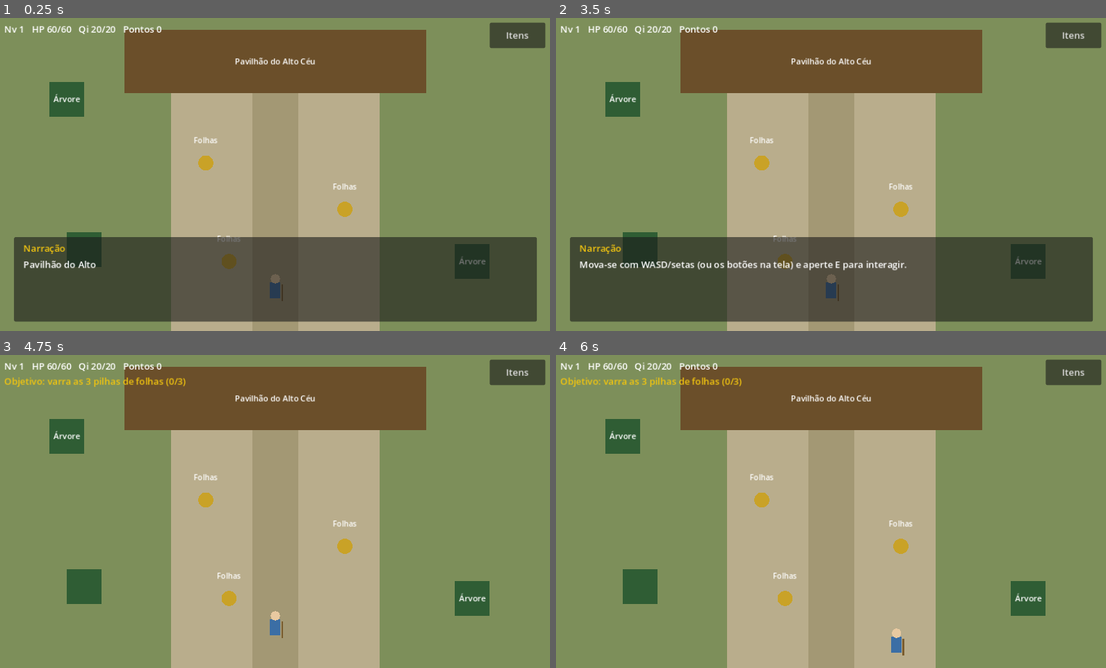
Above: before the commit, frames 1-4 (two rows, left to right).
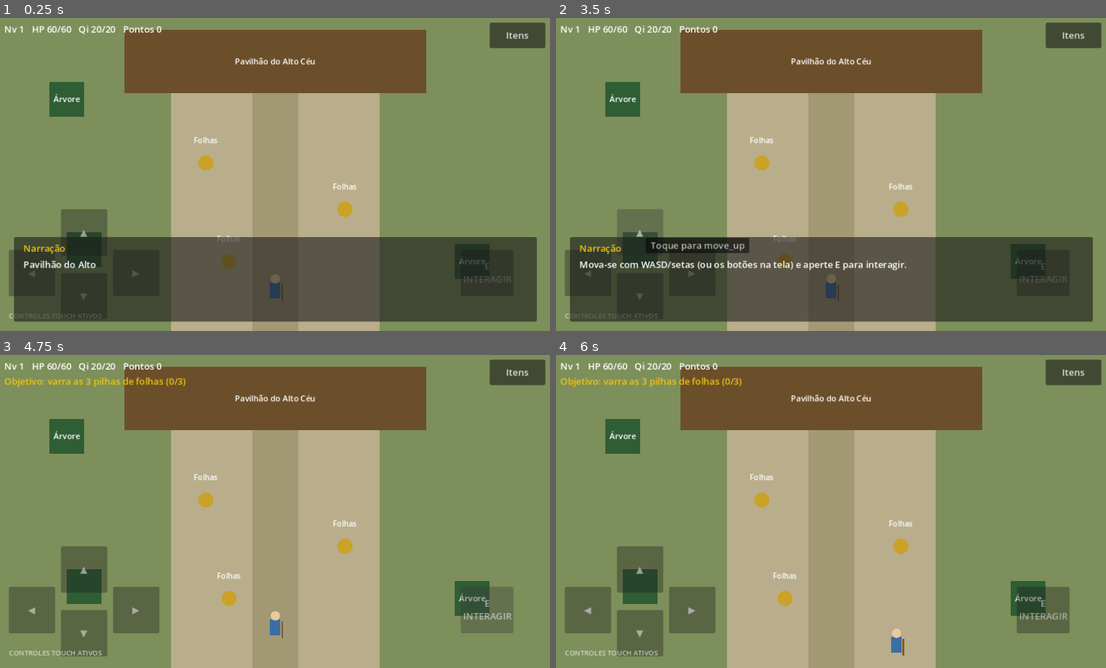
Above: after the commit, the same moments.

Repository: Kyra2214/martial-peak
Game: Godot game, scene res://scenes/main.tscn
Same seed, same stepped clock (60 frames per second), same inputs: the game is played once before the commit and once after it.
Inputs (mouse positions are in pixels of both pictures, inside the frame that each line leads up to):
- Up to frame 1 (0.25 s): no input
- Up to frame 2 (3.5 s): click "Itens" at 0.5 s; click (589, 271) at 1.25 s, where only the run after the commit has a clickable "◀"; click (693, 271) at 2 s, where only the run after the commit has a clickable "▶"; click (638, 233) at 2.75 s, where only the run after the commit has a clickable "▲"
- Up to frame 3 (4.75 s): click (82, 633) at 3.5 s, where only the run after the commit has a clickable "▼"; click (489, 608) at 4.25 s, where only the run after the commit has a clickable "E INTERAGIR"
- Up to frame 4 (6 s): tap Enter at 5, 5.3, 5.85 s; move the mouse to (952, 495) at 5.02 s; hold D (move_right) 5.03-5.78 s; hold E (interact) 5.03-5.78 s; click (952, 495) at 5.17 s; tap Space at 5.27, 5.57 s; move the mouse to (721, 527) at 5.77 s; hold S (move_down) from 5.78 s (still down)

The runs differ from the first frame. In frame 1, 0.9% of the frame differs, in the area x 1-93%, y 61-96%; in frame 2, 1.8%; in frame 3, 5.5%; in frame 4, 5.5%, in the area x 1-94%, y 61-97%.

Commit message:
Adiciona controles touch sempre ativos

Diff:
--- a/06-jogo/scripts/touch_controls.gd
+++ b/06-jogo/scripts/touch_controls.gd
@@ -1,16 +1,38 @@
 extends CanvasLayer
-## Controles na tela para celular. So aparece se houver tela de toque.
+## Controles na tela para celular e navegador.
+## Ficam sempre visíveis para que a versão Web possa ser jogada por toque.
 
 func _ready() -> void:
 	layer = 30
-	if not DisplayServer.is_touchscreen_available():
-		visible = false
-		return
+	_ensure_input_actions()
 	_btn("◀", Vector2(20, 400), "move_left")
 	_btn("▶", Vector2(200, 400), "move_right")
 	_btn("▲", Vector2(110, 330), "move_up")
 	_btn("▼", Vector2(110, 440), "move_down")
-	_btn("E", Vector2(820, 400), "interact")
+	_btn("E\nINTERAGIR", Vector2(800, 400), "interact")
+	var hint := Label.new()
+	hint.text = "CONTROLES TOUCH ATIVOS"
+	hint.position = Vector2(20, 505)
+	hint.add_theme_color_override("font_color", Color(1, 1, 1, 0.65))
+	hint.add_theme_font_size_override("font_size", 12)
+	add_child(hint)
+
+func _ensure_input_actions() -> void:
+	var keys := {
+		"move_left": [KEY_A, KEY_LEFT],
+		"move_right": [KEY_D, KEY_RIGHT],
+		"move_up": [KEY_W, KEY_UP],
+		"move_down": [KEY_S, KEY_DOWN],
+		"interact": [KEY_E, KEY_SPACE, KEY_ENTER],
+	}
+	for action in keys:
+		if not InputMap.has_action(action):
+			InputMap.add_action(action)
+		for keycode in keys[action]:
+			var event := InputEventKey.new()
+			event.physical_keycode = keycode
+			if not InputMap.action_has_event(action, event):
+				InputMap.action_add_event(action, event)
 
 func _btn(text: String, pos: Vector2, action: String) -> void:
 	var b := Button.new()
@@ -20,6 +42,7 @@
 	b.size = Vector2(80, 80)
 	b.focus_mode = Control.FOCUS_NONE
 	b.modulate = Color(1, 1, 1, 0.6)
+	b.tooltip_text = "Toque para %s" % action
 	b.button_down.connect(func(): Input.action_press(action))
 	b.button_up.connect(func(): Input.action_release(action))
 	add_child(b)
Not shown, changed: 06-jogo/README.md
